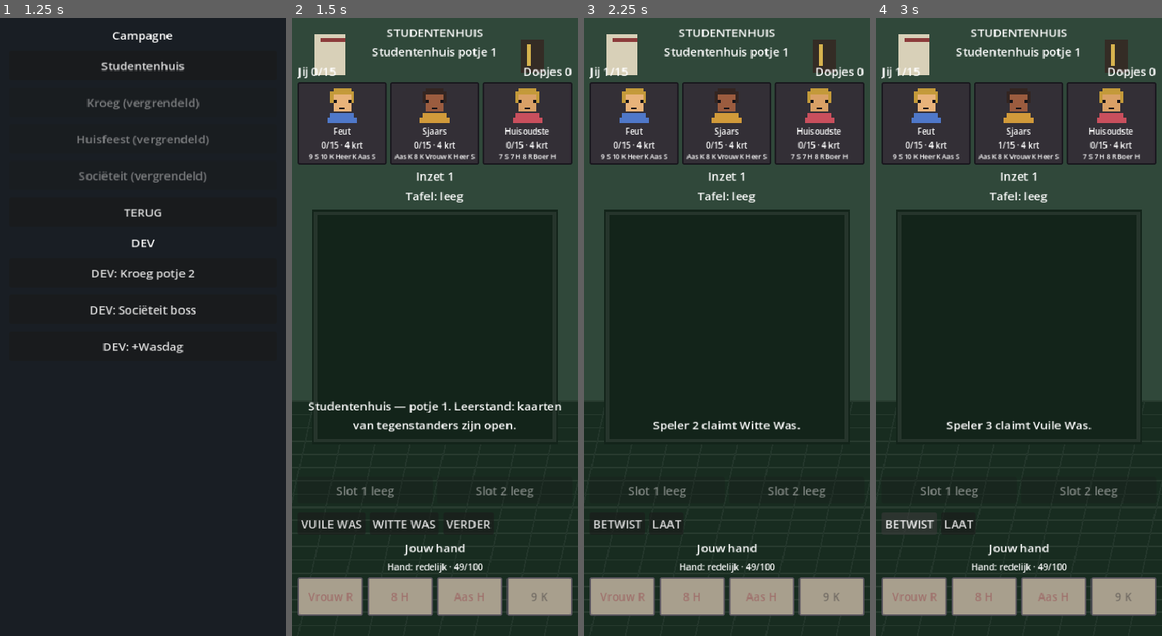
Above: before the commit, frames 1-4 (left to right).
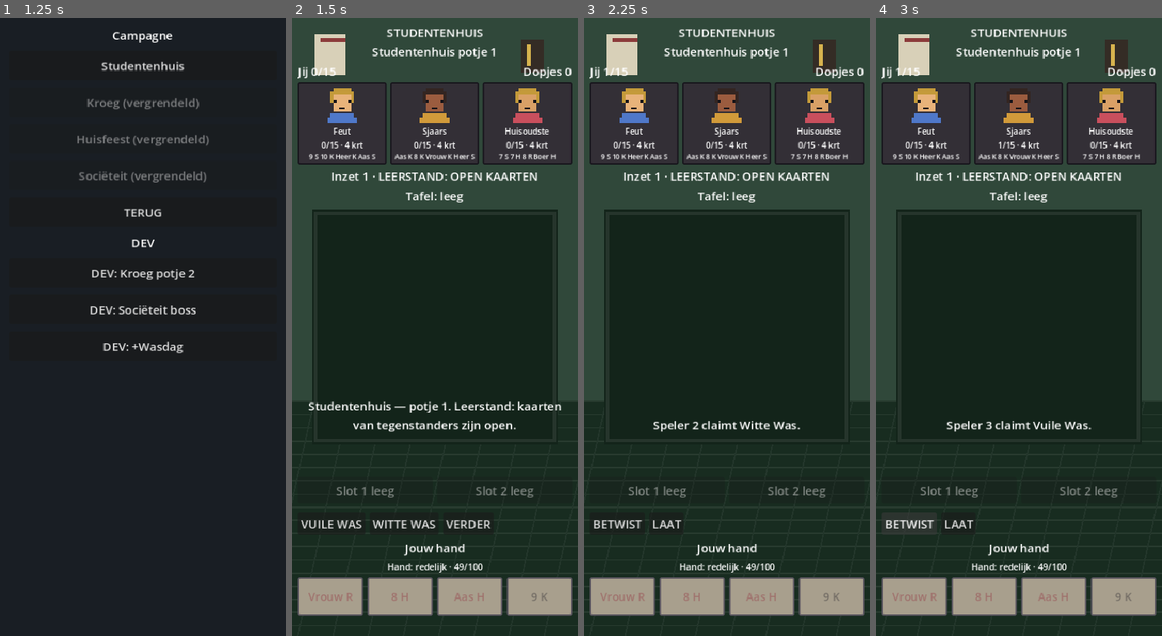
Above: after the commit, the same moments.

Repository: arnaudhfst33/toepnacht
Game: Godot game, scene res://scenes/menu.tscn
Same seed, same stepped clock (60 frames per second), same inputs: the game is played once before the commit and once after it.
Inputs:
- Up to frame 1 (1.25 s): click "SPELEN" at 0.5 s
- Up to frame 2 (1.5 s): click "Studentenhuis" at 1.25 s
- Up to frame 3 (2.25 s): click "VUILE WAS" at 2 s
- Up to frame 4 (3 s): click "BETWIST" at 2.75 s

Frame 1 is identical in both runs. In frame 2, 0.6% of the frame differs, in the area x 14-86%, y 25-27%; in frame 3, 0.6%; in frame 4, 0.6%.

Commit message:
Document and label the learning mode

Diff:
--- a/scripts/ui/table_ui.gd
+++ b/scripts/ui/table_ui.gd
@@ -268,6 +268,8 @@
 	_rebuild_opponents(game)
 	scores_label.text = _score_line(game)
 	stake_label.text = "Inzet %d" % game.round_stake
+	if game.cards_open:
+		stake_label.text += " · LEERSTAND: OPEN KAARTEN"
 	trick_label.text = _trick_line(game)
 	status_label.text = session.status_text
 	tip_label.text = "TIP · %s" % session.tip_text
Not shown, changed: README.md
Not shown, changed: tasks/TASK_06_BEGINNER_TABLE_PRESENTATION.md
